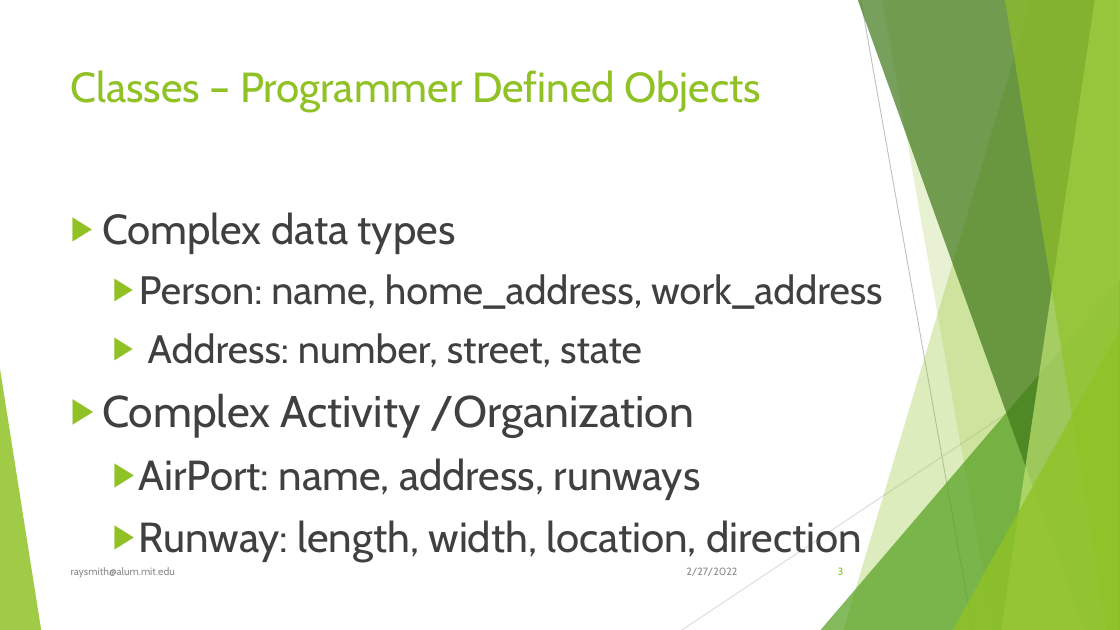
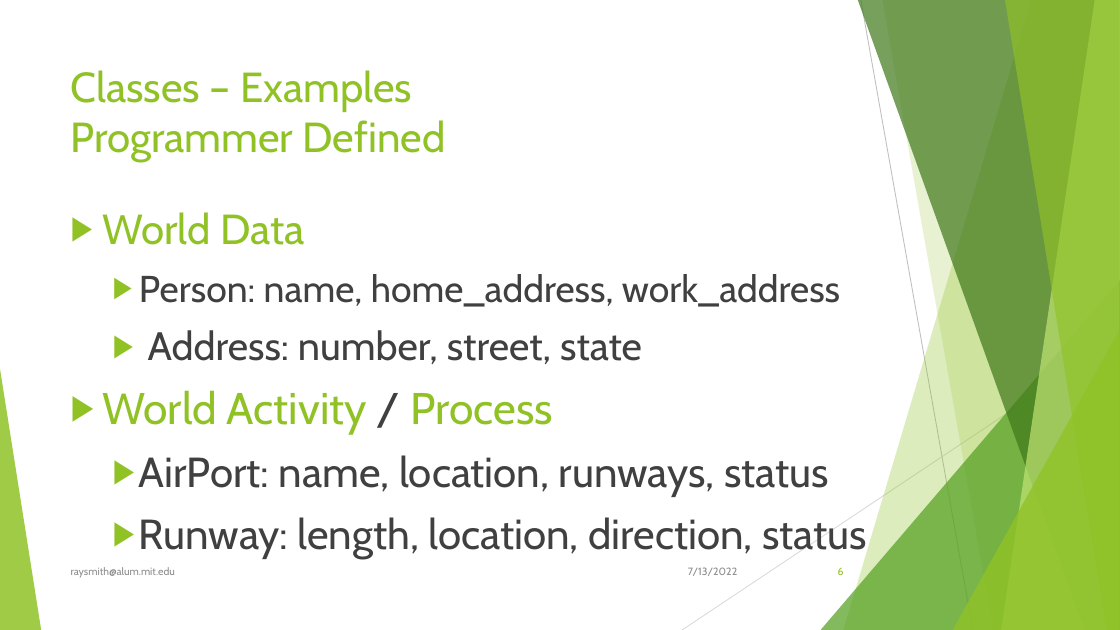
Before and after one commit to raysmith619/Introduction-To-Programming, a slide deck: slide 6 of presentation/Class_5_Classes/Class_5_Classes.pptx (slide 3 before the commit). Drawn at 1120x630 pixels with LibreOffice and Linux fonts; fonts in the diff are those of the drawing. Boxes give left, top, right and bottom in pixels: in the first picture for what was removed or moved away, otherwise in the second. Text is boxed around its words. In the diff, an @@ line names an element or a change of style, - is before the commit and + after.

Commit message:
Updates to presentation / Class Guide

```diff
--- a/presentation/Class_5_Classes/Class_5_Classes.pptx
+++ b/presentation/Class_5_Classes/Class_5_Classes.pptx
@@ title at bbox=[71, 70, 446, 162]: text changed @@
-Classes – Programmer Defined Objects
+Classes – Examples
+Programmer Defined
@@ text at bbox=[102, 212, 304, 245]: text changed; text colour #404040 to #90C226 @@
-▶ Complex data types
+▶ World Data
@@ text at bbox=[139, 274, 840, 307]: size 34 to 32 pt in "Person: name, home_address, work_address" @@
@@ text at bbox=[102, 390, 867, 559]: text changed @@
-▶ Complex Activity /Organization
-  ▶ AirPort: name, address, runways
-  ▶ Runway: length, width, location, direction
+▶ World Activity / Process
+  ▶ AirPort: name, location, runways, status
+  ▶ Runway: length, location, direction, status
@@ text at bbox=[688, 567, 737, 576]: text changed @@
-2/27/2022
+7/13/2022
@@ page number at bbox=[838, 567, 844, 575]: text changed @@
-3
+6
```
Also in this commit, not shown: 19 other slides changed, 3 slides added, 18 other files.
